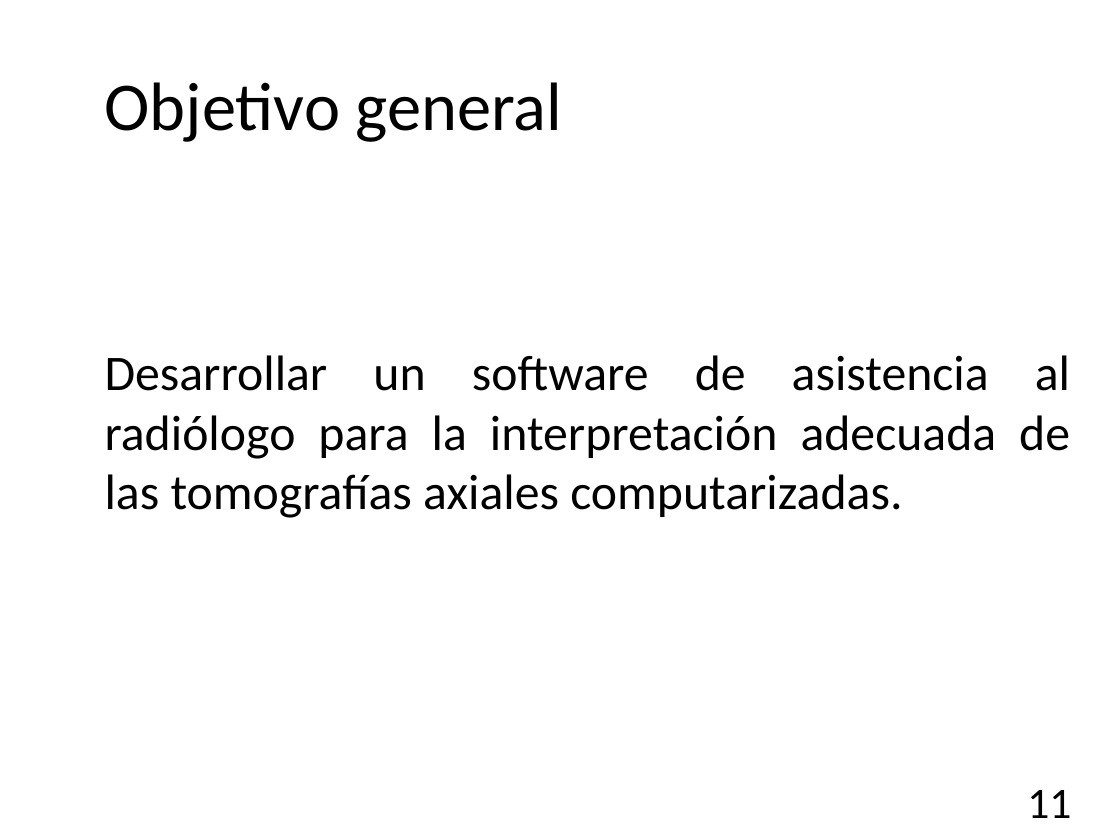
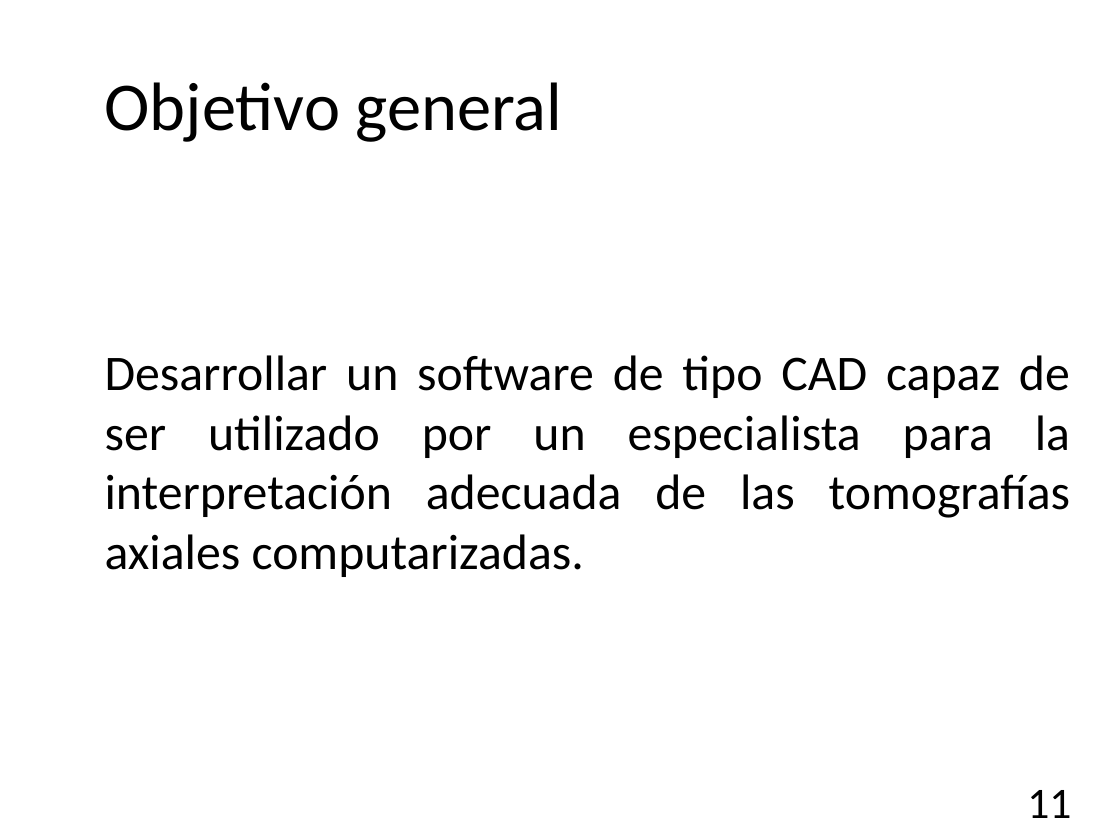
Before and after one commit to garo9521/Trabajo-Terminal, a slide deck: slide 11 of Documento/Presentación.pptx. Drawn at 1120x840 pixels with LibreOffice and Linux fonts; fonts in the diff are those of the drawing; background and template pictures are left out. Boxes give left, top, right and bottom in pixels: in the first picture for what was removed or moved away, otherwise in the second. Text is boxed around its words. In the diff, an @@ line names an element or a change of style, - is before the commit and + after.

```diff
--- a/Documento/Presentación.pptx
+++ b/Documento/Presentación.pptx
@@ text at (105,355,1070,577): text changed @@
-Desarrollar un software de asistencia al radiólogo para la interpretación adecuada de las tomografías axiales computarizadas.
+Desarrollar un software de tipo CAD capaz de ser utilizado por un especialista para la interpretación adecuada de las tomografías axiales computarizadas.
```
Also in this commit, not shown: 2 other slides changed, 1 other file.
